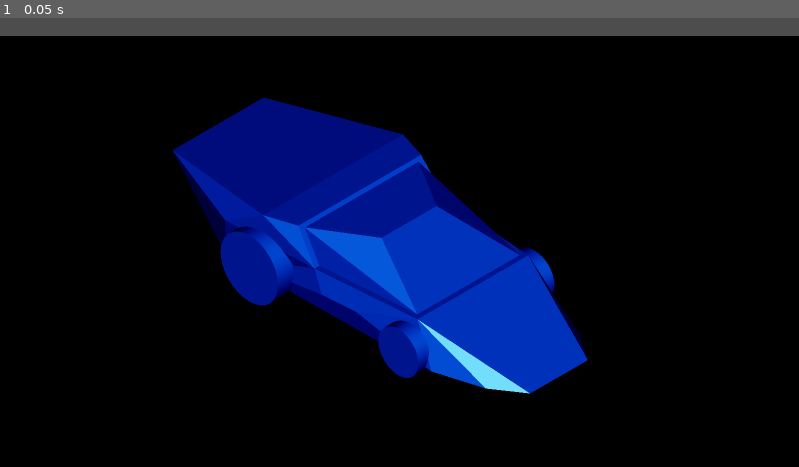
Above: before the commit, frame 1.
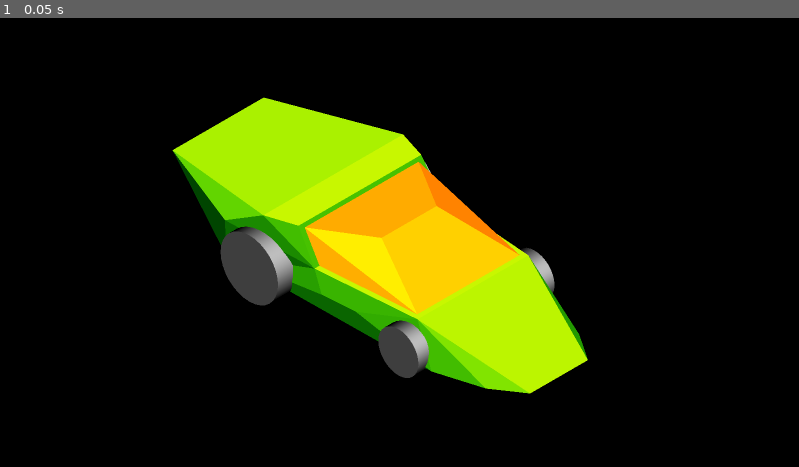
Above: after the commit, the same moment.

Repository: kvu787/ShaderTest
Game: Godot game, scene res://Scenes/WedgeCar_Palette3.tscn
Two runs of this game, one before a commit and one after it. Both use one fixed random seed, a clock stepped at 60 frames per second and the inputs below. The project has no main scene, so this scene is started directly.
Inputs:
- Up to frame 1 (0.05 s): no input

The runs differ from the first frame. In frame 1, 23% of the frame differs, in the area x 0-100%, y 0-84%.

Commit message:
Create palette 3 for wedge car

Diff:
--- a/ShaderTest/Materials/WedgeCar/Palette1/Wheels.tres
+++ b/ShaderTest/Materials/WedgeCar/Palette1/Wheels.tres
@@ -5,7 +5,7 @@
 [resource]
 render_priority = 0
 shader = ExtResource("1_ddeqb")
-shader_parameter/_BASE_COLOR = Color(0.57, 0.57, 0.57, 1)
+shader_parameter/_BASE_COLOR = Color(0.5686275, 0.5686275, 0.5686275, 1)
 shader_parameter/_FACING_RATIO_POSITION_OF_BASE_COLOR = 0.8660254
 shader_parameter/_ENABLE_SHADING_SHIFT = false
 shader_parameter/_SHADING_SHIFT_RATIO = 0.5
--- /dev/null
+++ b/ShaderTest/Materials/WedgeCar/Palette3/Body.tres
@@ -0,0 +1,13 @@
+[gd_resource type="ShaderMaterial" load_steps=2 format=3 uid="uid://lilmxpypo8j4"]
+
+[ext_resource type="Shader" uid="uid://cweoatjmf6ct4" path="res://Shaders/K3.gdshader" id="1_71c8p"]
+
+[resource]
+render_priority = 0
+shader = ExtResource("1_71c8p")
+shader_parameter/_BASE_COLOR = Color(0.5254902, 0.9019608, 0, 1)
+shader_parameter/_BASE_COLOR_POSITION = 0.7990000379525
+shader_parameter/_SHIFT = 0.65600003116
+shader_parameter/_ROTATION = 103.6800049248
+shader_parameter/_DARKEN_RATIO = 1.0
+shader_parameter/_LIGHTEN_RATIO = 1.0
--- /dev/null
+++ b/ShaderTest/Materials/WedgeCar/Palette3/Cabin.tres
@@ -0,0 +1,13 @@
+[gd_resource type="ShaderMaterial" load_steps=2 format=3 uid="uid://57k2s8s0cuok"]
+
+[ext_resource type="Shader" uid="uid://cweoatjmf6ct4" path="res://Shaders/K3.gdshader" id="1_n2684"]
+
+[resource]
+render_priority = 0
+shader = ExtResource("1_n2684")
+shader_parameter/_BASE_COLOR = Color(1, 0.88235295, 0, 1)
+shader_parameter/_BASE_COLOR_POSITION = 0.8750000415625
+shader_parameter/_SHIFT = 0.17600000836
+shader_parameter/_ROTATION = 122.400005814
+shader_parameter/_DARKEN_RATIO = 1.0
+shader_parameter/_LIGHTEN_RATIO = 1.0
--- /dev/null
+++ b/ShaderTest/Materials/WedgeCar/Palette3/Wheels.tres
@@ -0,0 +1,13 @@
+[gd_resource type="ShaderMaterial" load_steps=2 format=3 uid="uid://c1281amkf3pbg"]
+
+[ext_resource type="Shader" uid="uid://cweoatjmf6ct4" path="res://Shaders/K3.gdshader" id="1_rndqi"]
+
+[resource]
+render_priority = 0
+shader = ExtResource("1_rndqi")
+shader_parameter/_BASE_COLOR = Color(0.5686275, 0.5686275, 0.5686275, 1)
+shader_parameter/_BASE_COLOR_POSITION = 0.7986355
+shader_parameter/_SHIFT = 0.18400000874
+shader_parameter/_ROTATION = 21.600001026
+shader_parameter/_DARKEN_RATIO = 1.0
+shader_parameter/_LIGHTEN_RATIO = 1.0
--- a/ShaderTest/Scenes/WedgeCar_Palette3.tscn
+++ b/ShaderTest/Scenes/WedgeCar_Palette3.tscn
@@ -1,7 +1,9 @@
-[gd_scene load_steps=5 format=3 uid="uid://dftabxsea6owt"]
+[gd_scene load_steps=7 format=3 uid="uid://dftabxsea6owt"]
 
 [ext_resource type="PackedScene" uid="uid://cwnmnrowfvxkg" path="res://Scenes/WedgeCar.tscn" id="1_l8wa2"]
-[ext_resource type="Material" uid="uid://rf6tnynuu0iy" path="res://Materials/WedgeCar/Palette3/new_shader_material.tres" id="2_s4g4u"]
+[ext_resource type="Material" uid="uid://lilmxpypo8j4" path="res://Materials/WedgeCar/Palette3/Body.tres" id="2_l8wa2"]
+[ext_resource type="Material" uid="uid://57k2s8s0cuok" path="res://Materials/WedgeCar/Palette3/Cabin.tres" id="3_hri02"]
+[ext_resource type="Material" uid="uid://c1281amkf3pbg" path="res://Materials/WedgeCar/Palette3/Wheels.tres" id="4_hic5s"]
 [ext_resource type="Material" uid="uid://dmwapnrg7kos2" path="res://Materials/SolidColors/Black.tres" id="5_g7d46"]
 
 [sub_resource type="PlaneMesh" id="PlaneMesh_ucvpw"]
@@ -20,12 +22,12 @@
 transform = Transform3D(0.70710677, 0, 0.70710677, 0, 1, 0, -0.70710677, 0, 0.70710677, 0, 0, 0)
 
 [node name="_WedgeCar" parent="WedgeCar" index="0"]
-surface_material_override/0 = ExtResource("2_s4g4u")
-surface_material_override/1 = ExtResource("2_s4g4u")
-surface_material_override/2 = ExtResource("2_s4g4u")
+surface_material_override/0 = ExtResource("2_l8wa2")
+surface_material_override/1 = ExtResource("3_hri02")
+surface_material_override/2 = ExtResource("4_hic5s")
 
 [node name="Background" type="MeshInstance3D" parent="."]
-transform = Transform3D(9.792591, 0, 0, 0, 1, 0, 0, 0, 5.7710743, 0, 0, 0)
+transform = Transform3D(9.792591, 0, 0, 0, 1, 0, 0, 0, 8.669277, 0, 0, 0)
 material_override = ExtResource("5_g7d46")
 mesh = SubResource("PlaneMesh_ucvpw")
 
Renamed: ShaderTest/Materials/WedgeCar/Palette3/new_shader_material.tres -> ShaderTest/Materials/WedgeCar/Palette3/Default.tres
Not shown, added: WedgeCar.png
